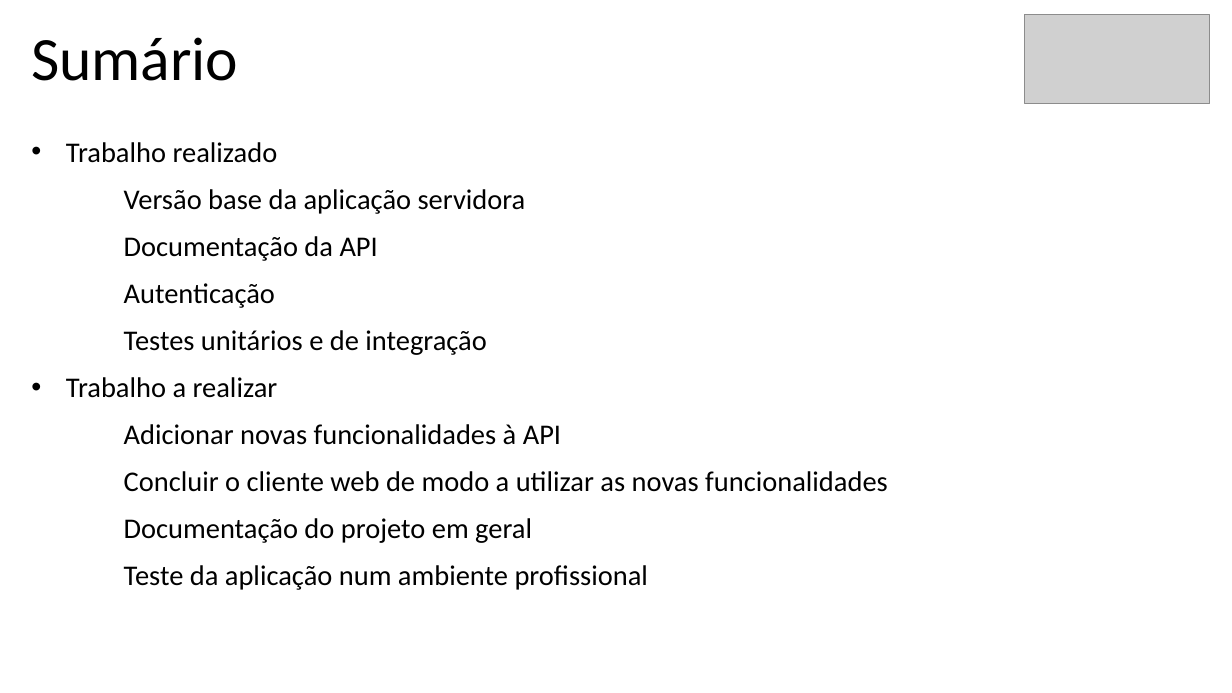
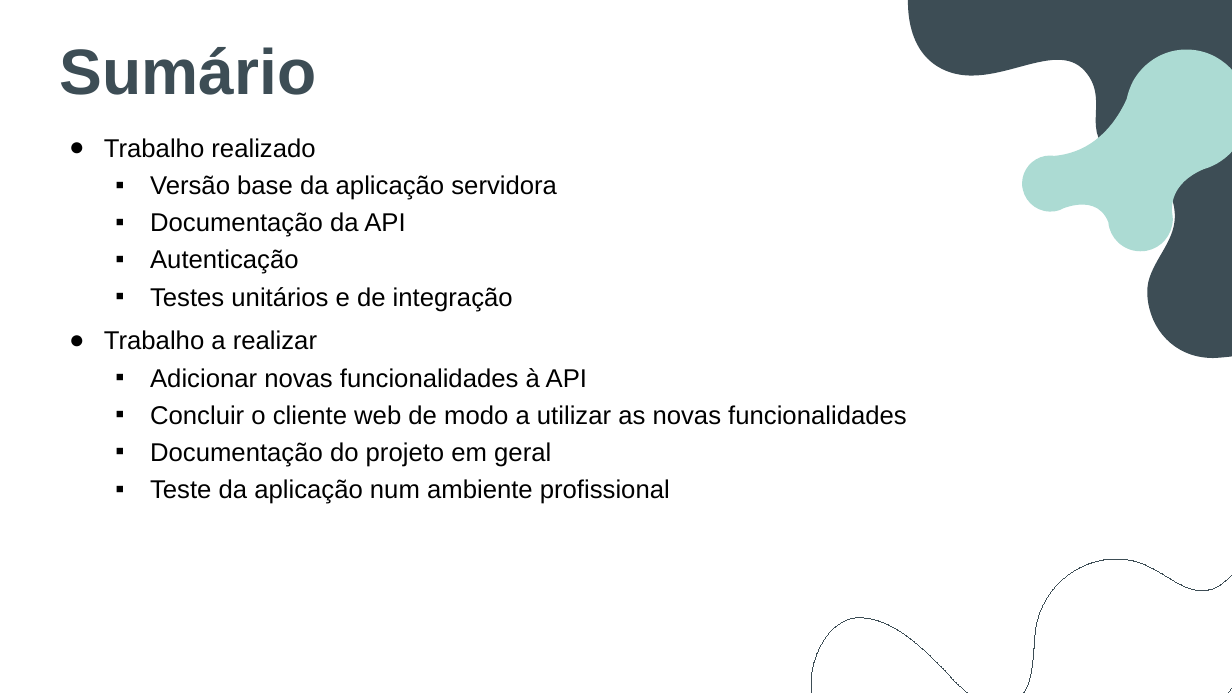
Before and after one commit to BernardoFMF/surf-management-app, a slide deck: slide 11 of docs/demonstracao-progresso.pptx. Drawn at 1232x693 pixels with LibreOffice and Linux fonts; fonts in the diff are those of the drawing; grey boxes stand for pictures. Boxes give left, top, right and bottom in pixels: in the first picture for what was removed or moved away, otherwise in the second. Text is boxed around its words. In the diff, an @@ line names an element or a change of style, - is before the commit and + after.

```diff
--- a/docs/demonstracao-progresso.pptx
+++ b/docs/demonstracao-progresso.pptx
@@ freeform shape added at [897,0,1232,358], fill #3D4D55 @@
@@ picture removed at [1025,15,1210,104] @@
@@ text "Sumário": place and size @@
-text "Sumário" at [31,37,238,81]
+text "Sumário" at [60,47,316,95]
@@ text "Sumário" at [60,47,316,95]: size 48 to 50 pt, font Calibri to Arial, text colour #000000 to #3D4D55, bold on; line spacing 1 to 0.9 @@
@@ freeform shape added at [1002,38,1232,270], fill #ACDBD3 @@
@@ subtitle "Trabalho realizado": place and size @@
-subtitle "Trabalho realizado" at [66,142,888,590]
+subtitle "Trabalho realizado" at [104,138,906,504]
@@ subtitle "Trabalho realizado" at [104,138,906,504]: size 22.2 to 20 pt, font Calibri to Arial; bullet • to ●; bullet none to ▪; list level 1 to 2 in "Versão base da aplicação servidora"; list level 1 to 2 in "Documentação da API"; list level 1 to 2 in "Autenticação"; list level 1 to 2 in "Testes unitários e de integração"; list level 1 to 2 in "Adicionar novas funcionalidades à API"; list level 1 to 2 in "Concluir o cliente web de ..."; list level 1 to 2 in "Documentação do projeto em geral"; list level 1 to 2 in "Teste da aplicação num ambiente ..." @@
@@ freeform shape added at [788,366,1232,693], outline #3D4D55 0.75 pt @@
```
Also in this commit, not shown: 11 other slides changed.
